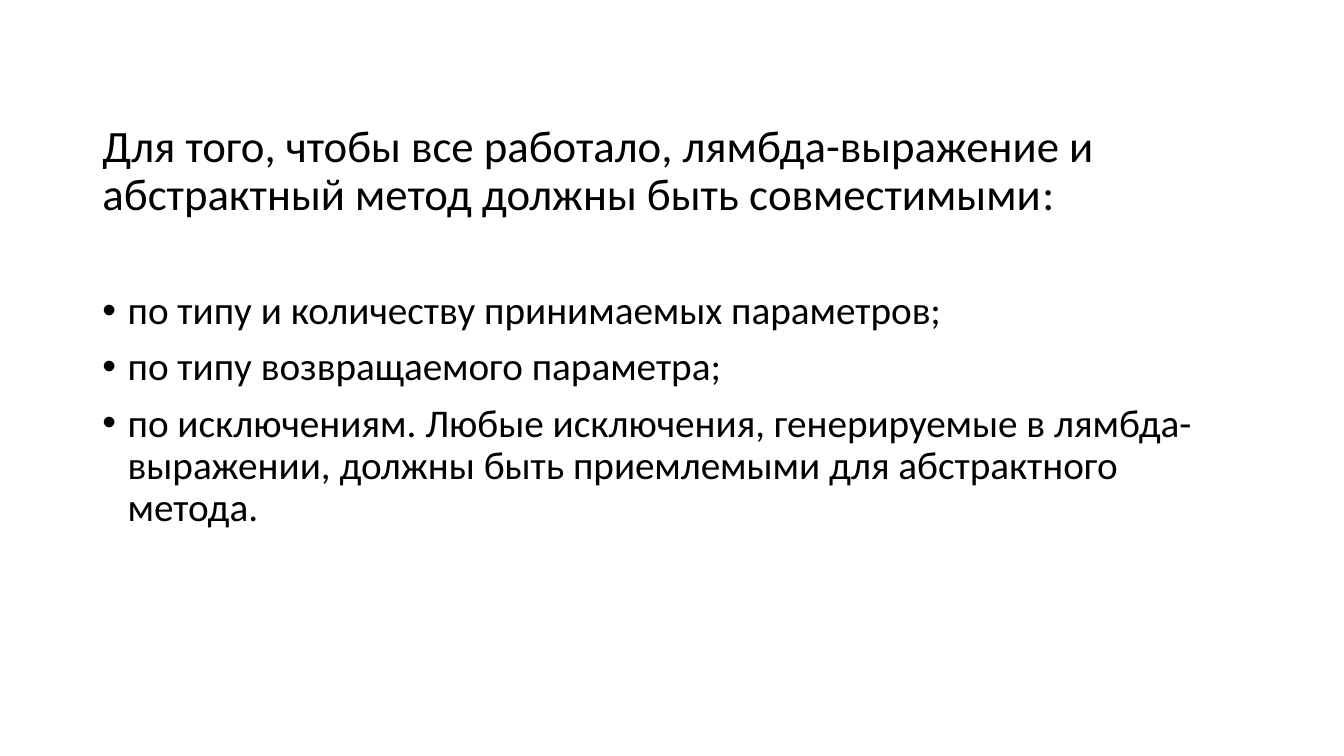
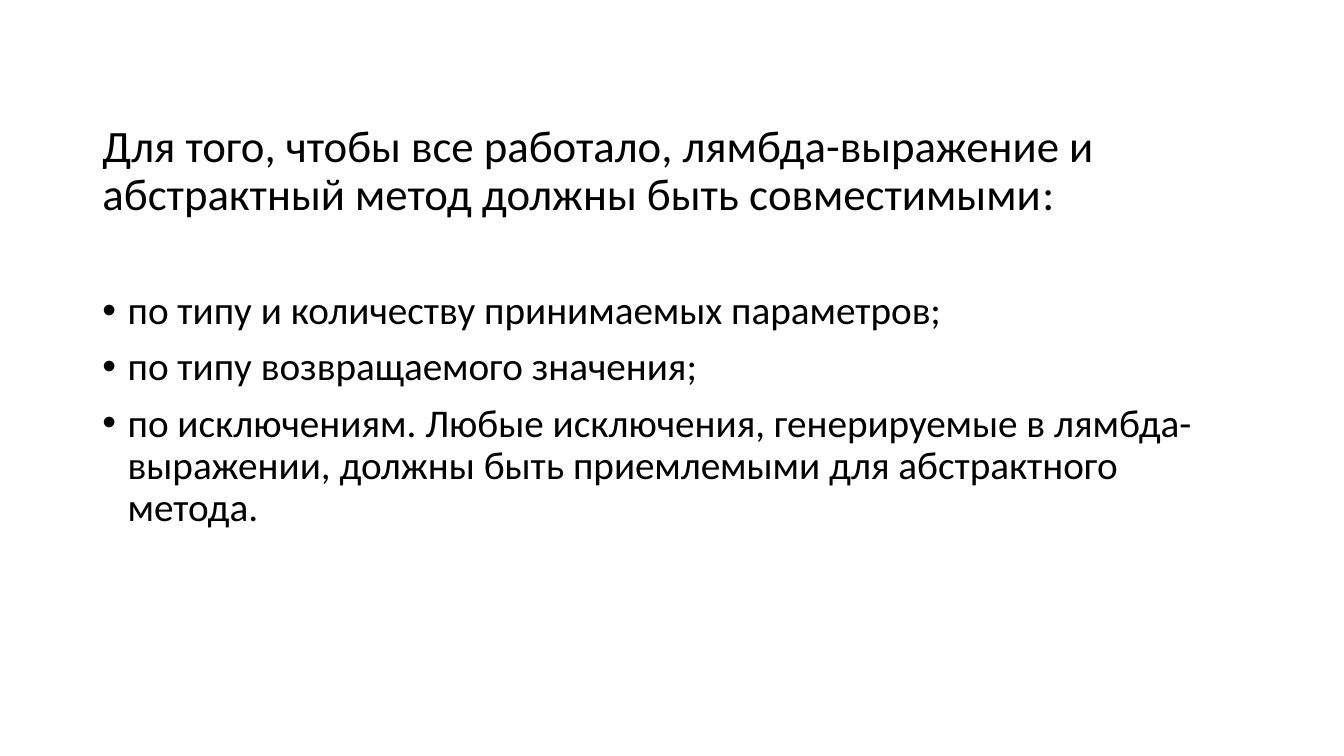
Before and after one commit to infostroytraining/tasks, a slide deck: slide 7 of presentations/java8.pptx. Drawn at 1344x756 pixels with LibreOffice and Linux fonts; fonts in the diff are those of the drawing. Boxes give left, top, right and bottom in pixels: in the first picture for what was removed or moved away, otherwise in the second. Text is boxed around its words. In the diff, an @@ line names an element or a change of style, - is before the commit and + after.

```diff
--- a/presentations/java8.pptx
+++ b/presentations/java8.pptx
@@ text at [128,361,697,387]: text changed @@
-• по типу возвращаемого параметра;
+• по типу возвращаемого значения;
```
Also in this commit, not shown: 6 other slides changed, 9 slides added.
